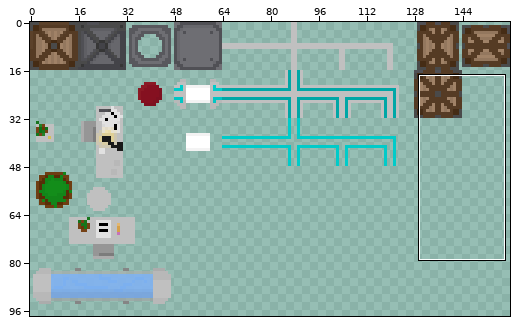
Sprite sheet: Wargames2024/Assets/Content/Sprites/SpriteSheet 1.png. The picture above shows the old version from afar; the outline marks the close-up.
Close-up. As it was:
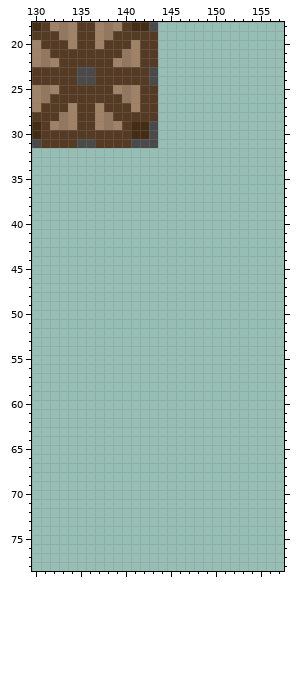
The file is 160x160 pixels. Pixels under 10% opacity are left out. Colours within 5 levels of each other are drawn and written as one. Shown: x 130..157, y 18..78. The wide view leaves out empty margins.
After:
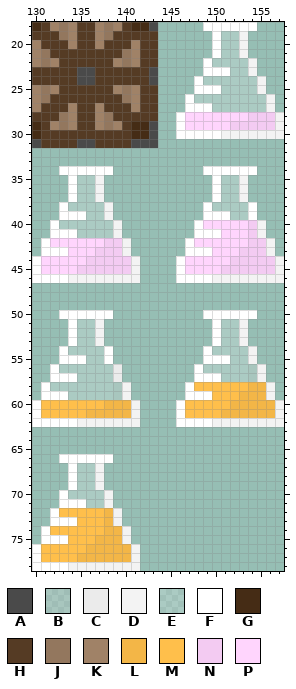
Palette (. is transparent): A #4a4a4a  B #dddddd41  C #ebebeb  D #f3f3f3  E #ffffff33  F #ffffff  G #452c15  H #553b24  J #93775e  K #a08267  L #f3b647  M #ffbf4b  N #f3cbf2  P #ffd5fd
Difference:
@@ x 144..157 @@
-18 ..............
-19 ..............
-20 ..............
-21 ..............
-22 ..............
-23 ..............
-24 ..............
-25 ..............
-26 ..............
-27 ..............
-28 ..............
-29 ..............
-30 ..............
+18 .....FFFFFF...
+19 ......FEED....
+20 ......FEED....
+21 ......FEED....
+22 .....FEEEED...
+23 .....FFFEED...
+24 ....FEEEEEED..
+25 ....FFFEEEED..
+26 ...FEEEEEEEED.
+27 ...FFFEEEEEED.
+28 ..FPPPPPPPNNND
+29 ..FPPPPPNNNNND
+30 ..FFFFFDDDDDDD
 31 ..............
@@ x 130..157 @@
 33 ............................
-34 ............................
-35 ............................
-36 ............................
-37 ............................
-38 ............................
-39 ............................
-40 ............................
-41 ............................
-42 ............................
-43 ............................
-44 ............................
-45 ............................
-46 ............................
+34 ...FFFFFF..........FFFFFF...
+35 ....FEED............FEED....
+36 ....FEED............FEED....
+37 ....FEED............FEED....
+38 ...FEEEED..........FEEEEF...
+39 ...FFFEED..........FFFEEF...
+40 ..FEEEEEED........FPPPPPND..
+41 ..FFFEEEED........FFFPPPND..
+42 .FPPPPPPNND......FPPPPPPNND.
+43 .FFFPPPNNND......FFFPPPNNND.
+44 FPPPPPNNNNND....FPPPPPNNNNND
+45 FPPPPNNNNNND....FPPPPNNNNNND
+46 FFFFDDDDDDDD....FFFFDDDDDDDD
 47 ............................
@@ x 130..157 @@
 49 ............................
-50 ............................
-51 ............................
-52 ............................
-53 ............................
-54 ............................
-55 ............................
-56 ............................
-57 ............................
-58 ............................
-59 ............................
-60 ............................
-61 ............................
-62 ............................
+50 ...FFFFFF..........FFFFFF...
+51 ....FEED............FEED....
+52 ....FEED............FEED....
+53 ....FEED............FEED....
+54 ...FEEEEF..........FEEEED...
+55 ...FFFEEF..........FFFEED...
+56 ..FEEEEEEC........FEEEEEBD..
+57 ..FFFEEEEC........FFFEEEBD..
+58 .FEEEEEEEBD......FMMMMMMLLD.
+59 .FFFEEEEEBD......FFFMMMLLLD.
+60 FMMMMMMMLLLD....FMMMMMLLLLLD
+61 FMMMMMLLLLLD....FMMMMLLLLLLD
+62 FFFFFDDDDDDD....FFFFDDDDDDDD
 63 ............................
@@ x 130..143 @@
 65 ..............
-66 ..............
-67 ..............
-68 ..............
-69 ..............
-70 ..............
-71 ..............
-72 ..............
-73 ..............
-74 ..............
-75 ..............
-76 ..............
-77 ..............
-78 ..............
+66 ...FFFFFF.....
+67 ....FEED......
+68 ....FEED......
+69 ....FEED......
+70 ...FEEEED.....
+71 ...FFFEED.....
+72 ..FMMMMMLD....
+73 ..FFFMMMLD....
+74 .FMMMMMMLLD...
+75 .FFFMMMLLLD...
+76 FMMMMMLLLLLD..
+77 FMMMMLLLLLLD..
+78 FFFFDDDDDDDD..
Boxes around the changes in both close-ups, in picture pixels (x1, y1, x2, y2):
added: (176, 22, 284, 427)
added: (32, 166, 140, 427)
added: (32, 454, 140, 571)
